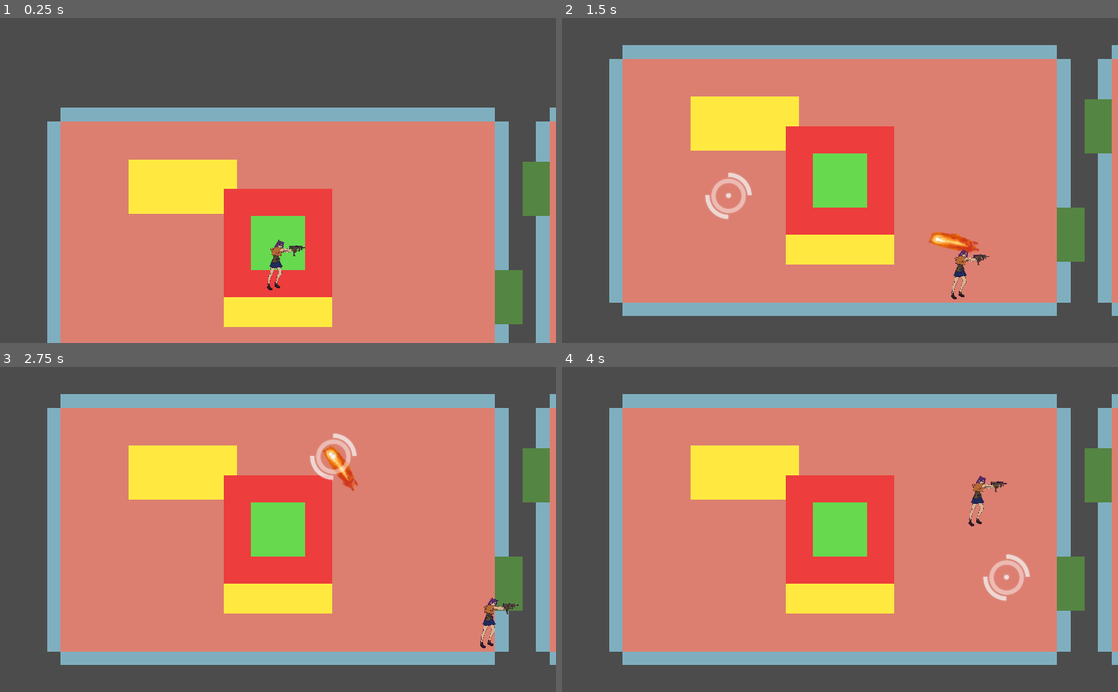
Above: before the commit, frames 1-4 (two rows, left to right).
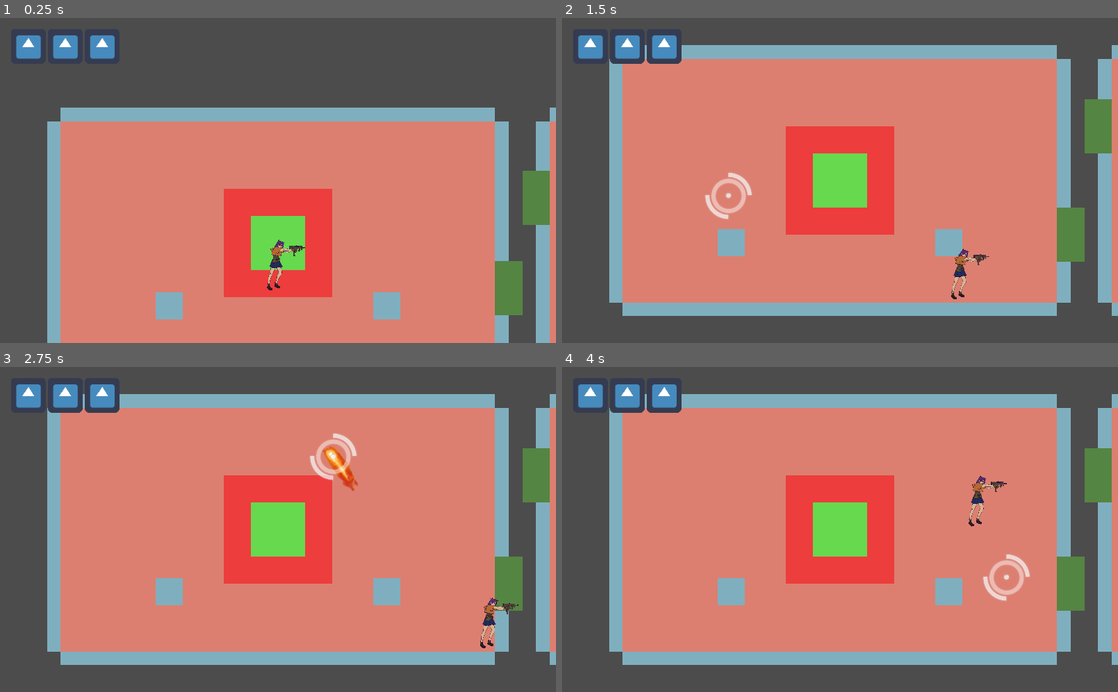
Above: after the commit, the same moments.

Repository: htw6174/purge-cycle
Game: Godot game, scene res://main.tscn
Same seed, same stepped clock (60 frames per second), same inputs: the game is played once before the commit and once after it. The engine's default icon, where the game draws it, is replaced by a stand-in: a white triangle on a blue panel in a dark square.
Inputs (mouse positions are in pixels of both pictures, inside the frame that each line leads up to):
- Up to frame 1 (0.25 s): no input
- Up to frame 2 (1.5 s): move the mouse to (962, 164) at 0.52 s; hold Right (move_right) 0.53-1.28 s; tap Space (fire_primary) at 0.6, 1.35 s; move the mouse to (728, 196) at 1.27 s; hold Down (move_down) from 1.28 s (still down)
- Up to frame 3 (2.75 s): move the mouse to (333, 458) at 2.02 s; release Down (move_down) at 2.03 s; hold Right (move_right) from 2.03 s (still down); tap Space (fire_primary) at 2.1 s
- Up to frame 4 (4 s): move the mouse to (812, 594) at 2.77 s; release Right (move_right) at 2.78 s; hold Up (move_up) 2.78-3.53 s; tap Space (fire_primary) at 2.85, 3.6 s; move the mouse to (1006, 578) at 3.52 s; hold Left (move_left) from 3.53 s (still down)

The runs differ from the first frame. In frame 1, 7.2% of the frame differs, in the area x 2-99%, y 5-96%; in frame 2, 7.1%; in frame 3, 6.9%; in frame 4, 6.9%.

Commit message:
add basic GUI; add spawn events for purge activation

Diff:
--- a/enemy/enemy_base.tscn
+++ b/enemy/enemy_base.tscn
@@ -131,7 +131,7 @@
 shape = SubResource( 1 )
 
 [node name="HitBoxArea" type="Area2D" parent="."]
-collision_layer = 16
+collision_layer = 48
 collision_mask = 8
 
 [node name="CollisionShape2D" type="CollisionShape2D" parent="HitBoxArea"]
--- a/enemy/spawner.gd
+++ b/enemy/spawner.gd
@@ -2,12 +2,9 @@
 
 class_name Spawner
 
+export(bool) var spawn_repeating: bool = false
 export(float) var spawn_interval: float = 1.0
-export(String) var enemy_presets_directory = "res://enemy/presets/"
 export(PackedScene) var enemy_scene: PackedScene
-
-# TODO: should bucket by cost
-var presets: Array # Array of EnemyPreset
 
 var wave_enemies: Array
 var wave_spawn_index: int = 0
@@ -18,16 +15,7 @@
 signal all_spawned_are_dead()
 
 func _ready():
-	# load presets
-	var dir = Directory.new()
-	if dir.open(enemy_presets_directory) == OK:
-		dir.list_dir_begin(true, true)
-		var filename: String = dir.get_next()
-		while filename != "":
-			# load file if resource
-			if filename.ends_with(".tres"):
-				presets.append(load(enemy_presets_directory + filename))
-			filename = dir.get_next()
+	pass
 
 func spawn_wave(tokens: int):
 	# check if wave is in progress
@@ -45,7 +33,7 @@
 	wave_enemies = []
 	while count_to_spawn > 0:
 		var enemy_budget: int = int(wave_budget / count_to_spawn)
-		var preset = get_preset_by_cost(enemy_budget)
+		var preset = ResourceLibrary.get_random_enemy_preset(enemy_budget)
 		wave_enemies.append(preset)
 		count_to_spawn -= 1
 		wave_budget -= preset.hazard # could be less than budgeted cost
@@ -57,9 +45,15 @@
 	$Timer.start()
 	emit_signal("spawning_started")
 
-func get_preset_by_cost(tokens: int) -> EnemyPreset:
-	# TODO: get random preset with cost <= tokens
-	return presets[randi() % presets.size()]
+func start_spawn_repeating():
+	spawn_repeating = true
+	$Timer.start()
+	emit_signal("spawning_started")
+
+func stop_spawn_repeating():
+	spawn_repeating = false
+	$Timer.stop()
+	emit_signal("spawning_finished")
 
 func spawn_enemy(preset: EnemyPreset):
 	var new_enemy = enemy_scene.instance() as Enemy
@@ -76,8 +70,14 @@
 		$Timer.stop()
 		emit_signal("spawning_finished")
 
+func spawn_random():
+	spawn_enemy(ResourceLibrary.get_random_enemy_preset())
+
 func _on_Timer_timeout():
-	spawn_next()
+	if spawn_repeating:
+		spawn_random()
+	else:
+		spawn_next()
 
 func _on_Enemy_died():
 	died_count += 1
--- a/enemy/spawner.tscn
+++ b/enemy/spawner.tscn
@@ -1,7 +1,8 @@
-[gd_scene load_steps=3 format=2]
+[gd_scene load_steps=4 format=2]
 
 [ext_resource path="res://enemy/spawner.gd" type="Script" id=1]
 [ext_resource path="res://enemy/enemy_base.tscn" type="PackedScene" id=2]
+[ext_resource path="res://weapons/muzzleflash.png" type="Texture" id=3]
 
 [node name="Spawner" type="Node2D"]
 script = ExtResource( 1 )
@@ -9,4 +10,8 @@
 
 [node name="Timer" type="Timer" parent="."]
 
+[node name="Light2D" type="Light2D" parent="."]
+visible = false
+texture = ExtResource( 3 )
+
 [connection signal="timeout" from="Timer" to="." method="_on_Timer_timeout"]
--- a/game_logic/game_controller.gd
+++ b/game_logic/game_controller.gd
@@ -6,14 +6,16 @@
 
 # TODO: is there really a need for the active room thing?
 var active_room: RoomController
+var is_purge_active: bool = false
 
 signal level_started(entry_room)
 signal level_exited()
 signal level_changed()
 signal room_changed(room_exited, room_entered, direction)
 signal room_completed(room)
-signal purge_activated()
+signal purge_activated(duration)
 signal player_prompted(prompt_text, yes_text, no_text)
+signal hp_changed(new_hp)
 
 func set_active_room(room: RoomController):
 	# disconnect old room signals
@@ -41,8 +43,17 @@
 
 func _on_Prompt_response_received(was_yes_chosen: bool):
 	if was_yes_chosen:
-		emit_signal("purge_activated")
+		is_purge_active = true
+		emit_signal("purge_activated", 15.0)
 
 func _on_LevelController_level_exited():
+	is_purge_active = false
 	emit_signal("level_exited")
 	emit_signal("level_changed")
+
+func _on_Player_hp_changed(new_hp: int):
+	emit_signal("hp_changed", new_hp)
+
+func _on_Player_died():
+	print("gg loser")
+	pass # TODO: pause + end game, show score screen
--- /dev/null
+++ b/game_logic/resource_library.gd
@@ -0,0 +1,37 @@
+extends Node
+
+var enemy_presets_directory: String = "res://enemy/presets/"
+var enemy_presets: Array # Array of EnemyPreset
+
+var obstacles_directory: String = "res://room/obstacles/"
+var obstacles: Array # Array of PackedScene
+
+func _ready():
+	load_enemy_presets()
+	load_obstacles()
+
+func load_resources_in_directory(directory: String, extension: String) -> Array:
+	var results: Array = []
+	var dir = Directory.new()
+	if dir.open(directory) == OK:
+		dir.list_dir_begin(true, true)
+		var filename: String = dir.get_next()
+		while filename != "":
+			# load file if extension matches
+			if filename.ends_with("." + extension):
+				results.append(load(directory + filename))
+			filename = dir.get_next()
+	return results
+
+func load_enemy_presets():
+	enemy_presets = load_resources_in_directory(enemy_presets_directory, "tres")
+
+func load_obstacles():
+	obstacles = load_resources_in_directory(obstacles_directory, "tscn")
+
+# pir = price is right: will try to get as close as possible to the cost without going over. -1 will ignore cost
+func get_random_enemy_preset(pir_cost: int = -1) -> EnemyPreset:
+	return enemy_presets[randi() % enemy_presets.size()]
+
+func get_random_obstacle() -> PackedScene:
+	return obstacles[randi() % obstacles.size()]
--- /dev/null
+++ b/gui/heart.tscn
@@ -0,0 +1,8 @@
+[gd_scene load_steps=2 format=2]
+
+[ext_resource path="res://icon.png" type="Texture" id=1]
+
+[node name="Heart" type="TextureRect"]
+margin_right = 64.0
+margin_bottom = 64.0
+texture = ExtResource( 1 )
--- /dev/null
+++ b/gui/hp_display.gd
@@ -0,0 +1,27 @@
+extends Control
+
+export(PackedScene) var heart_scene: PackedScene
+
+func _ready():
+	GameController.connect("hp_changed", self, "_on_Player_hp_changed")
+
+func update_display(new_hp: int):
+	var hearts = self.get_children()
+	var current_displayed_hp = hearts.size()
+	if current_displayed_hp > new_hp and current_displayed_hp > 0:
+		# destroy hearts
+		var count_to_destroy = min(current_displayed_hp, current_displayed_hp - new_hp)
+		for i in count_to_destroy:
+			hearts[-i].queue_free()
+	elif current_displayed_hp < new_hp:
+		# create new hearts
+		var count_to_create = new_hp - current_displayed_hp
+		for i in count_to_create:
+			var new_heart = heart_scene.instance()
+			self.add_child(new_heart)
+	else:
+		# no change
+		pass
+
+func _on_Player_hp_changed(new_hp: int):
+	update_display(new_hp)
--- /dev/null
+++ b/gui/purge_timer.gd
@@ -0,0 +1,25 @@
+extends Node
+
+signal timeout()
+
+func _ready():
+	GameController.connect("purge_activated", self, "_on_GameController_purge_activated")
+	GameController.connect("level_exited", self, "_on_GameController_level_exited")
+	self.connect("timeout", GameController, "_on_PurgeTimer_timeout")
+
+	$Label.visible = false
+
+func _process(delta):
+	$Label.text = String($Timer.time_left).pad_decimals(2)
+
+func _on_GameController_purge_activated(duration: float):
+	$Label.visible = true
+	$Timer.wait_time = duration
+	$Timer.start()
+
+func _on_GameController_level_exited():
+	$Label.visible = false
+	$Timer.stop()
+
+func _on_Timer_timeout():
+	emit_signal("timeout")
--- a/main.tscn
+++ b/main.tscn
@@ -1,12 +1,57 @@
-[gd_scene load_steps=4 format=2]
+[gd_scene load_steps=7 format=2]
 
 [ext_resource path="res://player/player.tscn" type="PackedScene" id=1]
 [ext_resource path="res://room/level_builder.tscn" type="PackedScene" id=2]
 [ext_resource path="res://gui/prompt.tscn" type="PackedScene" id=3]
+[ext_resource path="res://gui/hp_display.gd" type="Script" id=4]
+[ext_resource path="res://gui/heart.tscn" type="PackedScene" id=5]
+[ext_resource path="res://gui/purge_timer.gd" type="Script" id=6]
 
 [node name="Main" type="Node"]
 
 [node name="Logic" type="Node" parent="."]
+
+[node name="CanvasLayer" type="CanvasLayer" parent="."]
+layer = 2
+
+[node name="GUI" type="Control" parent="CanvasLayer"]
+anchor_right = 1.0
+anchor_bottom = 1.0
+
+[node name="HUD" type="Control" parent="CanvasLayer/GUI"]
+anchor_right = 1.0
+anchor_bottom = 1.0
+
+[node name="HP" type="Control" parent="CanvasLayer/GUI/HUD"]
+margin_left = 20.0
+margin_top = 20.0
+margin_right = 20.0
+margin_bottom = 20.0
+
+[node name="HBoxContainer" type="HBoxContainer" parent="CanvasLayer/GUI/HUD/HP"]
+margin_right = 40.0
+margin_bottom = 40.0
+script = ExtResource( 4 )
+heart_scene = ExtResource( 5 )
+
+[node name="PurgeTimer" type="Control" parent="CanvasLayer/GUI/HUD"]
+anchor_left = 0.5
+anchor_right = 0.5
+margin_top = 40.0
+margin_bottom = 40.0
+rect_scale = Vector2( 3, 3 )
+script = ExtResource( 6 )
+
+[node name="Label" type="Label" parent="CanvasLayer/GUI/HUD/PurgeTimer"]
+margin_bottom = 14.0
+grow_horizontal = 2
+text = "120.33"
+align = 1
+
+[node name="Timer" type="Timer" parent="CanvasLayer/GUI/HUD/PurgeTimer"]
+one_shot = true
+
+[node name="Prompt" parent="CanvasLayer/GUI" instance=ExtResource( 3 )]
 
 [node name="LevelBuilder" parent="." instance=ExtResource( 2 )]
 max_width = 4
@@ -14,7 +59,4 @@
 
 [node name="Player" parent="." instance=ExtResource( 1 )]
 
-[node name="CanvasLayer" type="CanvasLayer" parent="."]
-layer = 2
-
-[node name="Prompt" parent="CanvasLayer" instance=ExtResource( 3 )]
+[connection signal="timeout" from="CanvasLayer/GUI/HUD/PurgeTimer/Timer" to="CanvasLayer/GUI/HUD/PurgeTimer" method="_on_Timer_timeout"]
--- a/player/player.gd
+++ b/player/player.gd
@@ -2,17 +2,27 @@
 
 class_name Player
 
+export(float) var max_hp: int = 3
 export(float) var move_speed: float = 60
 export(PackedScene) var bullet_scene: PackedScene
 export(NodePath) var crosshair_path: NodePath
 onready var crosshair: Node2D = get_node(crosshair_path)
 
-var controls_enabled = true
-var fire_tween
+var current_hp: int
+var controls_enabled: bool = true
+var fire_tween: SceneTreeTween
+
+signal hp_changed(new_hp)
+signal died()
 
 func _ready():
 	GameController.connect("level_started", self, "_on_GameController_level_started")
 	GameController.connect("room_changed", self, "_on_GameController_room_changed")
+	self.connect("hp_changed", GameController, "_on_Player_hp_changed")
+	self.connect("died", GameController, "_on_Player_died")
+
+	current_hp = max_hp
+	emit_signal("hp_changed", current_hp)
 
 	fire_tween = self.create_tween().set_loops()
 	fire_tween.tween_callback(self, "fire").set_delay(0.2) # TODO: use default weapon delay
@@ -69,8 +79,17 @@
 	$CollisionShape2D.set_deferred("disabled", false)
 	self.controls_enabled = true
 
+func take_damage():
+	current_hp -= 1
+	emit_signal("hp_changed", current_hp)
+	if current_hp <= 0:
+		emit_signal("died")
+
 func _on_GameController_level_started(entry_room: RoomController):
 	self.position = entry_room.position
 
 func _on_GameController_room_changed(room_exited, room_entered, direction):
 	start_room_change(room_entered, direction)
+
+func _on_HitBoxArea_area_entered(area):
+	take_damage()
--- a/player/player.tscn
+++ b/player/player.tscn
@@ -57,3 +57,5 @@
 [node name="FiredShots" type="Node2D" parent="Unattached"]
 
 [node name="Crosshair" parent="Unattached" instance=ExtResource( 4 )]
+
+[connection signal="area_entered" from="HitBoxArea" to="." method="_on_HitBoxArea_area_entered"]
--- a/project.godot
+++ b/project.godot
@@ -81,6 +81,7 @@
 [autoload]
 
 GameController="*res://game_logic/game_controller.gd"
+ResourceLibrary="*res://game_logic/resource_library.gd"
 
 [display]
 
--- a/room/combat_room.tscn
+++ b/room/combat_room.tscn
@@ -1,8 +1,7 @@
-[gd_scene load_steps=7 format=2]
+[gd_scene load_steps=6 format=2]
 
 [ext_resource path="res://room/room_controller.gd" type="Script" id=1]
 [ext_resource path="res://room/door.tscn" type="PackedScene" id=2]
-[ext_resource path="res://room/obstacles/table.tscn" type="PackedScene" id=3]
 [ext_resource path="res://enemy/spawner.tscn" type="PackedScene" id=4]
 
 [sub_resource type="RectangleShape2D" id=3]
@@ -100,13 +99,17 @@
 
 [node name="Obstacles" type="Node2D" parent="."]
 
-[node name="Table" parent="Obstacles" instance=ExtResource( 3 )]
-position = Vector2( -35, -21 )
-collision_mask = 0
+[node name="TopLeft" type="Node2D" parent="Obstacles"]
+position = Vector2( -40, -22 )
 
-[node name="Table2" parent="Obstacles" instance=ExtResource( 3 )]
-position = Vector2( 0, 21 )
-collision_mask = 0
+[node name="TopRight" type="Node2D" parent="Obstacles"]
+position = Vector2( 40, -22 )
+
+[node name="BottomLeft" type="Node2D" parent="Obstacles"]
+position = Vector2( -40, 23 )
+
+[node name="BottomRight" type="Node2D" parent="Obstacles"]
+position = Vector2( 40, 23 )
 
 [node name="Spawners" type="Node2D" parent="."]
 
--- a/room/door.gd
+++ b/room/door.gd
@@ -2,24 +2,40 @@
 
 class_name Door
 
+export(bool) var is_active = true setget set_is_active
 export(bool) var is_open = false setget set_is_open
 
 signal entered()
 
+func set_is_active(target_state: bool):
+	self.visible = target_state
+	# reverse order depending on current state, so that set_is_open always works
+	if is_active:
+		set_is_open(target_state)
+		is_active = target_state
+	else:
+		is_active = target_state
+		set_is_open(target_state)
+
 func set_is_open(target_state: bool):
-	is_open = target_state
-	$TriggerArea/Trigger.set_deferred("disabled", not target_state)
-	$ClosedBody/Collider.set_deferred("disabled", target_state)
+	if is_active:
+		if is_open != target_state:
+			if target_state == true:
+				$AnimationPlayer.play("door_open")
+			else:
+				$AnimationPlayer.play("door_close")
+
+		is_open = target_state
+		$TriggerArea/Trigger.set_deferred("disabled", not target_state)
+		$ClosedBody/Collider.set_deferred("disabled", target_state)
 
 func open():
 	set_is_open(true)
-	$AnimationPlayer.play("door_open")
 
 func close():
 	set_is_open(false)
-	$AnimationPlayer.play("door_close")
 
 
 func _on_TriggerArea_body_entered(body):
-	if is_open and body.is_in_group("Player"):
+	if is_open and is_active and body.is_in_group("Player"):
 		emit_signal("entered")
--- a/room/level_exit.gd
+++ b/room/level_exit.gd
@@ -10,7 +10,7 @@
 	GameController.connect("purge_activated", self, "_on_GameController_purge_activated")
 	closed_collider.set_deferred("disabled", is_open)
 
-func _on_GameController_purge_activated():
+func _on_GameController_purge_activated(duration: float):
 	is_open = true
 	closed_collider.set_deferred("disabled", true)
 	$Polygon2D.color = Color.white
--- /dev/null
+++ b/room/obstacles/column.tscn
@@ -0,0 +1,15 @@
+[gd_scene load_steps=2 format=2]
+
+[sub_resource type="RectangleShape2D" id=1]
+
+[node name="Table" type="StaticBody2D"]
+collision_layer = 257
+collision_mask = 0
+
+[node name="CollisionShape2D" type="CollisionShape2D" parent="."]
+scale = Vector2( 0.5, 0.5 )
+shape = SubResource( 1 )
+
+[node name="Polygon2D" type="Polygon2D" parent="."]
+color = Color( 0.501961, 0.690196, 0.752941, 1 )
+polygon = PoolVector2Array( -5, -5, 5, -5, 5, 5, -5, 5 )
--- a/room/room_controller.gd
+++ b/room/room_controller.gd
@@ -2,6 +2,7 @@
 
 class_name RoomController
 
+export(float, 0.0, 1.0) var obstacle_density: float = 0.25
 export(Array, NodePath) var door_paths: Array
 export(Array, NodePath) var spawner_paths: Array
 
@@ -22,7 +23,7 @@
 		doors[i] = get_node(door_paths[i])
 		doors[i].connect("entered", self, "_on_Door_entered", [i])
 		# conditionally enabled and opened later
-		doors[i].visible = false
+		doors[i].is_active = false
 		doors[i].is_open = false
 	spawners.resize(spawner_paths.size())
 	for i in spawners.size():
@@ -30,20 +31,25 @@
 		spawners[i].connect("spawning_finished", self, "_on_Spawner_spawning_finished")
 		spawners[i].connect("all_spawned_are_dead", self, "_on_Spawner_all_spawned_are_dead")
 
+	create_obstacles()
+
 func get_entry_point(direction: int) -> Vector2:
 	# position next to the door when entering FROM given direction
 	return self.position + (Defs.direction_vectors[direction] * Vector2(-70, -35))
 
 func activate_door(direction: int):
-	doors[direction].visible = true
+	doors[direction].is_active = true
 
 func activate_room():
 	# enable exit door colliders, start combat wave on first entry
 	# doors are open if room is not hostile, or purge cycle is active
-	# spawning starts if room is hostile or purge cycle is active
 	for door in doors:
-		door.is_open = door.visible and (not is_hostile)
-	if is_hostile: # TODO: or purge cycle is active
+		door.is_open = (not is_hostile) or GameController.is_purge_active
+
+	if GameController.is_purge_active:
+		for spawner in spawners:
+			spawner.start_spawn_repeating()
+	elif is_hostile:
 		for spawner in spawners:
 			spawner.spawn_wave(0) # TODO: determine token budget for room
 		for door in doors:
@@ -51,7 +57,15 @@
 
 func deactivate_room():
 	for door in doors:
-		door.is_open = false
+		door.close()
+	for spawner in spawners:
+		spawner.stop_spawn_repeating()
+
+func create_obstacles():
+	for anchor in $Obstacles.get_children():
+		if randf() < obstacle_density:
+			var new_obstacle = ResourceLibrary.get_random_obstacle().instance()
+			anchor.add_child(new_obstacle)
 
 func _on_Door_entered(direction: int):
 	emit_signal("door_entered", self, direction)
--- a/weapons/bullet_player.gd
+++ b/weapons/bullet_player.gd
@@ -21,5 +21,9 @@
 	self_destruct()
 
 
+func _on_PlayerBullet_area_entered(area):
+	self_destruct()
+
+
 func _on_PlayerBullet_body_entered(body):
 	self_destruct()
--- a/weapons/bullet_player.tscn
+++ b/weapons/bullet_player.tscn
@@ -21,5 +21,6 @@
 [node name="Timer" type="Timer" parent="."]
 autostart = true
 
+[connection signal="area_entered" from="." to="." method="_on_PlayerBullet_area_entered"]
 [connection signal="body_entered" from="." to="." method="_on_PlayerBullet_body_entered"]
 [connection signal="timeout" from="Timer" to="." method="_on_Timer_timeout"]
